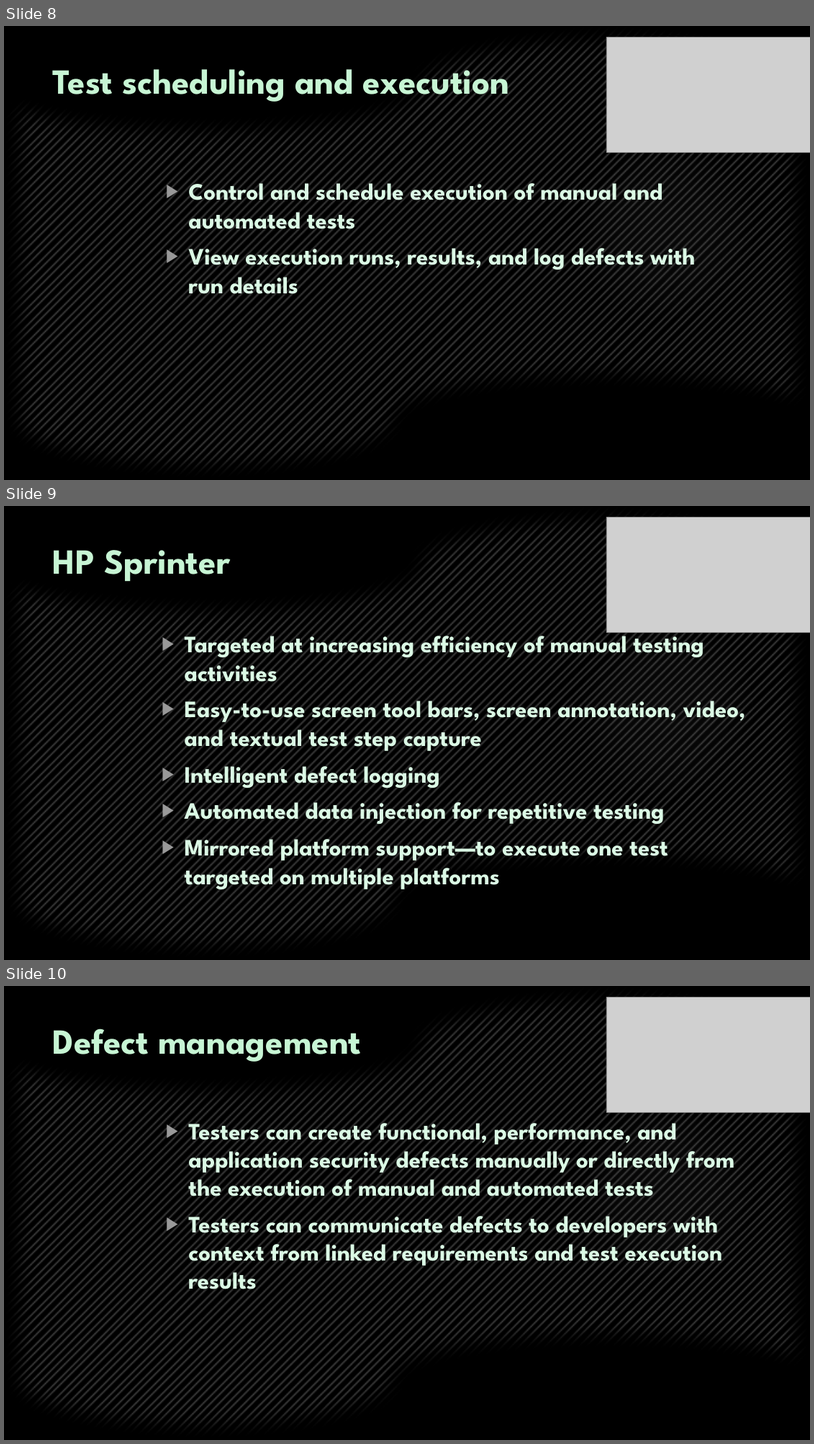
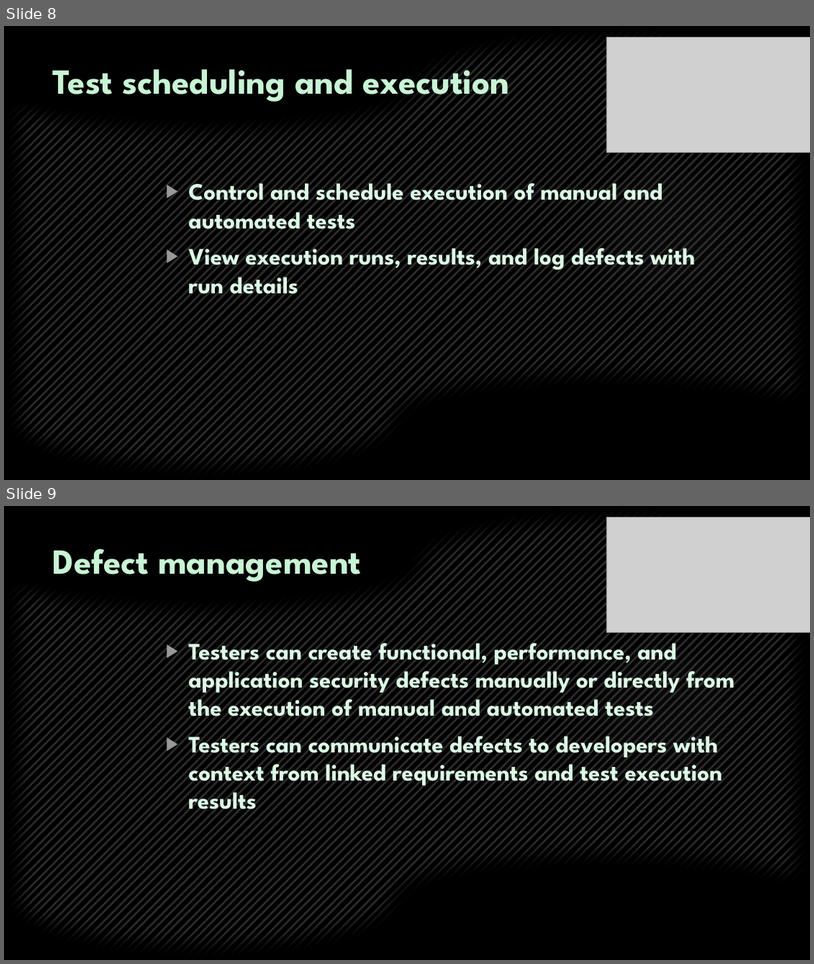
Before and after one commit to Team-Griffin-SQA-2015/Presentation-Preparations, a slide deck: 04. TestCaseManagementSystem defense - 27.11.15/HP Quality Center.pptx. Shown one above the other, each under a label of ours: slides 8, 9 and 10 before the commit, slides 8 and 9 after it. The pictures are 814x1444 and 814x964 pixels, drawn with LibreOffice and Linux fonts; fonts in the diff are those of the drawing; grey boxes stand for pictures; background and template pictures are left out. Boxes give left, top, right and bottom in pixels: in the first picture for what was removed or moved away, otherwise in the second. Text is boxed around its words. In the diff, an @@ line names an element or a change of style, - is before the commit and + after.

```diff
--- a/04. TestCaseManagementSystem defense - 27.11.15/HP Quality Center.pptx
+++ b/04. TestCaseManagementSystem defense - 27.11.15/HP Quality Center.pptx
@@ slide 9 removed at (x1=4, y1=506, x2=810, y2=960), background picture (left out); not listed: 2 template elements that a slide beside it also shows @@
@@ picture removed at (x1=607, y1=517, x2=810, y2=633) @@
@@ title removed at (x1=53, y1=550, x2=230, y2=582) @@
-HP Sprinter
@@ text removed at (x1=185, y1=628, x2=746, y2=891) @@
-▶ Targeted at increasing efficiency of manual testing activities
-▶ Easy-to-use screen tool bars, screen annotation, video, and textual test step capture
-▶ Intelligent defect logging
-▶ Automated data injection for repetitive testing
-▶ Mirrored platform support—to execute one test targeted on multiple platforms
@@ what was slide 10 is now slide 9 @@
```
Also in this commit, not shown: 1 slide changed.
